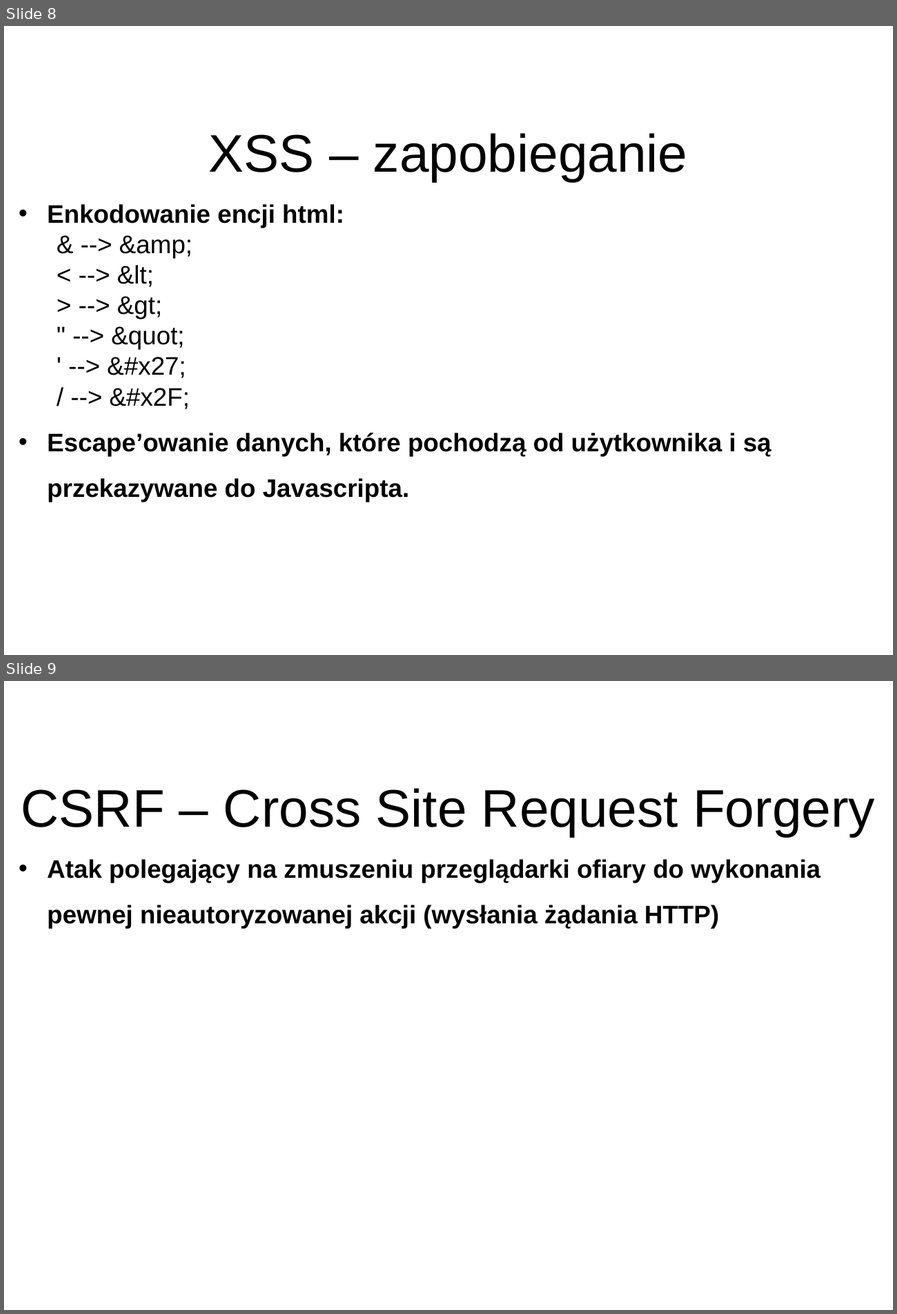
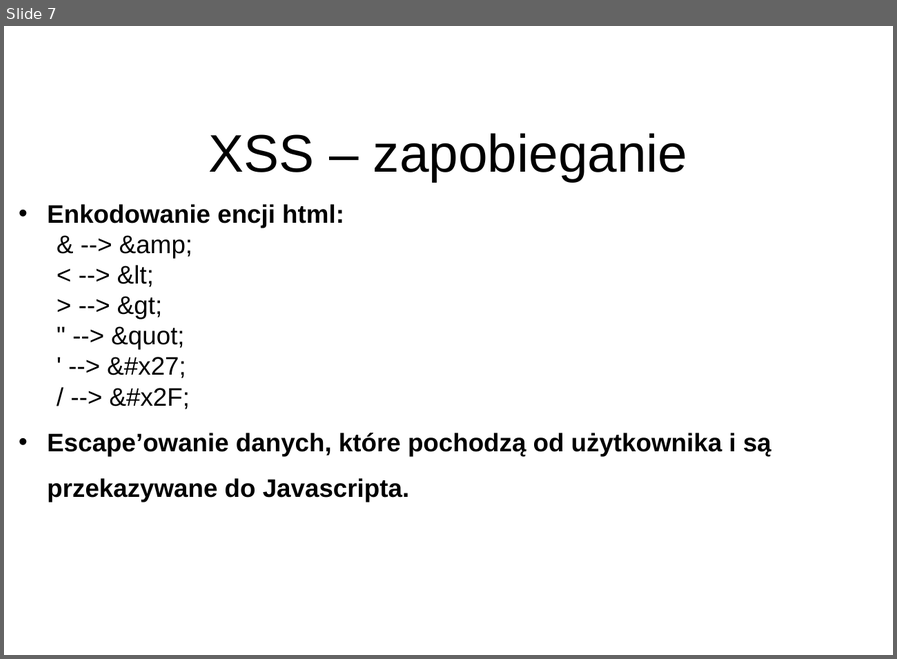
Before and after one commit to disconnect3d/websec_presentation, a slide deck: websec.ppt. Shown one above the other, each under a label of ours: slides 8 and 9 before the commit, slide 7 after it. The pictures are 897x1314 and 897x659 pixels, drawn with LibreOffice and Linux fonts; fonts in the diff are those of the drawing; background and template pictures are left out. Boxes give left, top, right and bottom in pixels: in the first picture for what was removed or moved away, otherwise in the second. Text is boxed around its words. In the diff, an @@ line names an element or a change of style, - is before the commit and + after.

```diff
--- a/websec.ppt
+++ b/websec.ppt
@@ slide 9 removed at (x1=4, y1=681, x2=893, y2=1310), background picture (left out) @@
@@ text removed at (x1=21, y1=788, x2=875, y2=836) @@
-CSRF – Cross Site Request Forgery
@@ text removed at (x1=47, y1=859, x2=820, y2=928) @@
-• Atak polegający na zmuszeniu przeglądarki ofiary do wykonania pewnej nieautoryzowanej akcji (wysłania żądania HTTP)
@@ what was slide 8 is now slide 7 @@
```
Also in this commit, not shown: 6 slides changed, 1 other slide removed, 9 other files.
